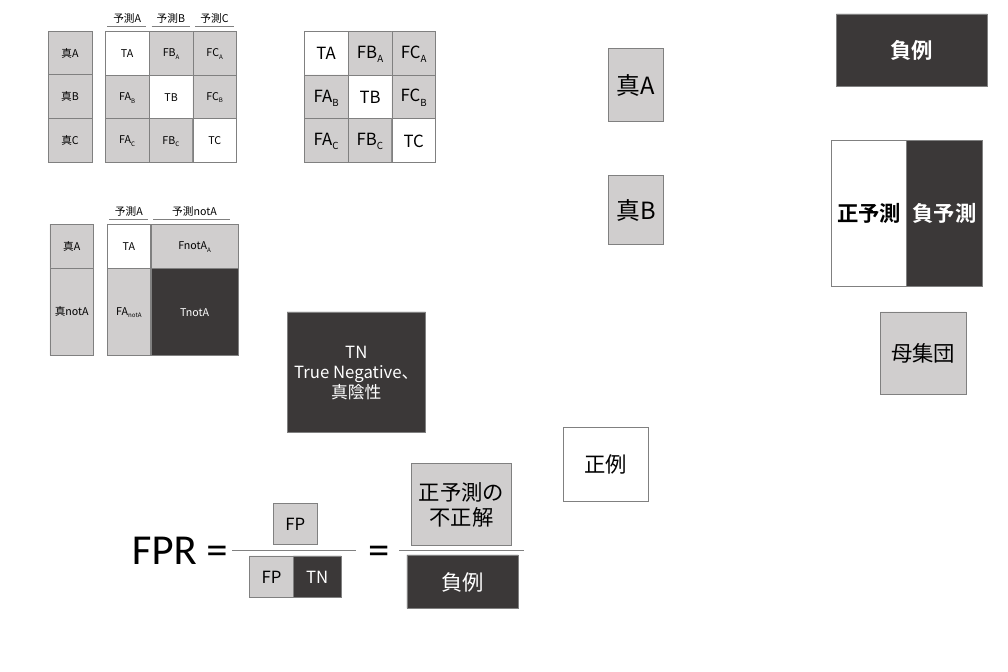
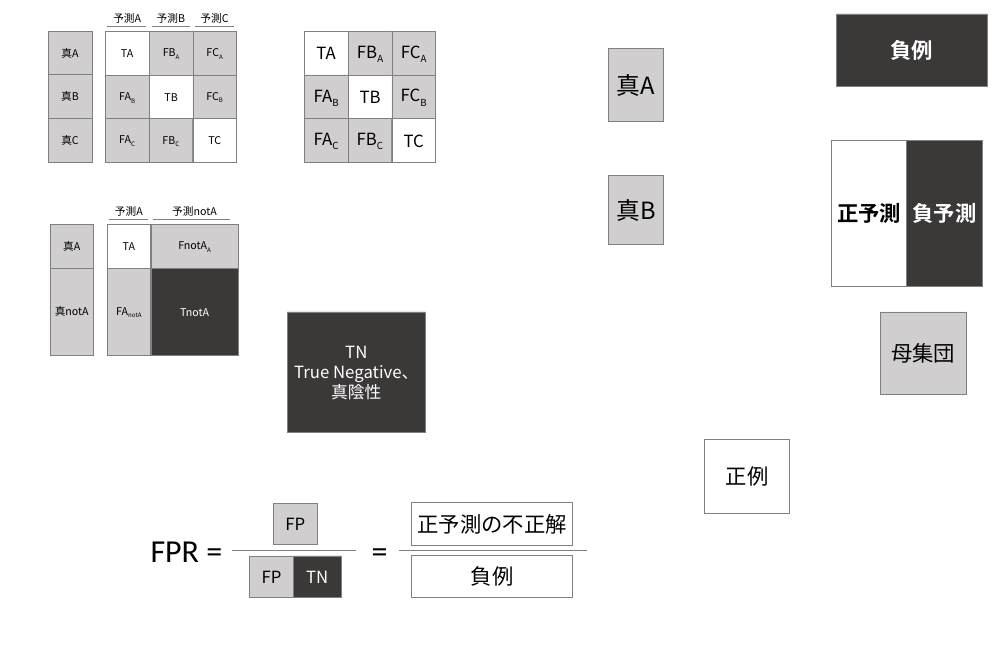
Before and after one commit to Rio114/MachineLearning, a slide deck: slide 4 of unbalance/images.pptx. Drawn at 1008x672 pixels with LibreOffice and Linux fonts; fonts in the diff are those of the drawing. Boxes give left, top, right and bottom in pixels: in the first picture for what was removed or moved away, otherwise in the second. Text is boxed around its words. In the diff, an @@ line names an element or a change of style, - is before the commit and + after.

```diff
--- a/unbalance/images.pptx
+++ b/unbalance/images.pptx
@@ rectangle "正例": place and size @@
-rectangle "正例" at bbox=[563, 428, 648, 501]
+rectangle "正例" at bbox=[705, 440, 790, 513]
@@ rectangle "正予測の不正解": place and size @@
-rectangle "正予測の不正解" at bbox=[411, 463, 511, 546]
+rectangle "正予測の不正解" at bbox=[411, 502, 572, 546]
@@ rectangle "正予測の不正解" at bbox=[411, 502, 572, 546]: fill #D0CECE to none @@
@@ text "FPR =": place and size @@
-text "FPR =" at bbox=[132, 536, 197, 564]
+text "FPR =" at bbox=[151, 541, 200, 562]
@@ text "FPR =" at bbox=[151, 541, 200, 562]: size 72 to 54 pt @@
@@ text "=" at bbox=[367, 529, 403, 572]: size 72 to 54 pt @@
@@ text "=": place and size @@
-text "=" at bbox=[364, 520, 399, 576]
+text "=" at bbox=[367, 529, 403, 572]
@@ line moved from (399, 551) - (524, 551) to (399, 551) - (587, 551) @@
@@ rectangle "負例": place and size @@
-rectangle "負例" at bbox=[407, 555, 519, 609]
+rectangle "負例" at bbox=[411, 555, 572, 597]
@@ rectangle "負例" at bbox=[411, 555, 572, 597]: text colour #FFFFFF to #000000; fill #3B3838 to none @@
```
Also in this commit, not shown: 6 other slides changed, 29 other files.
